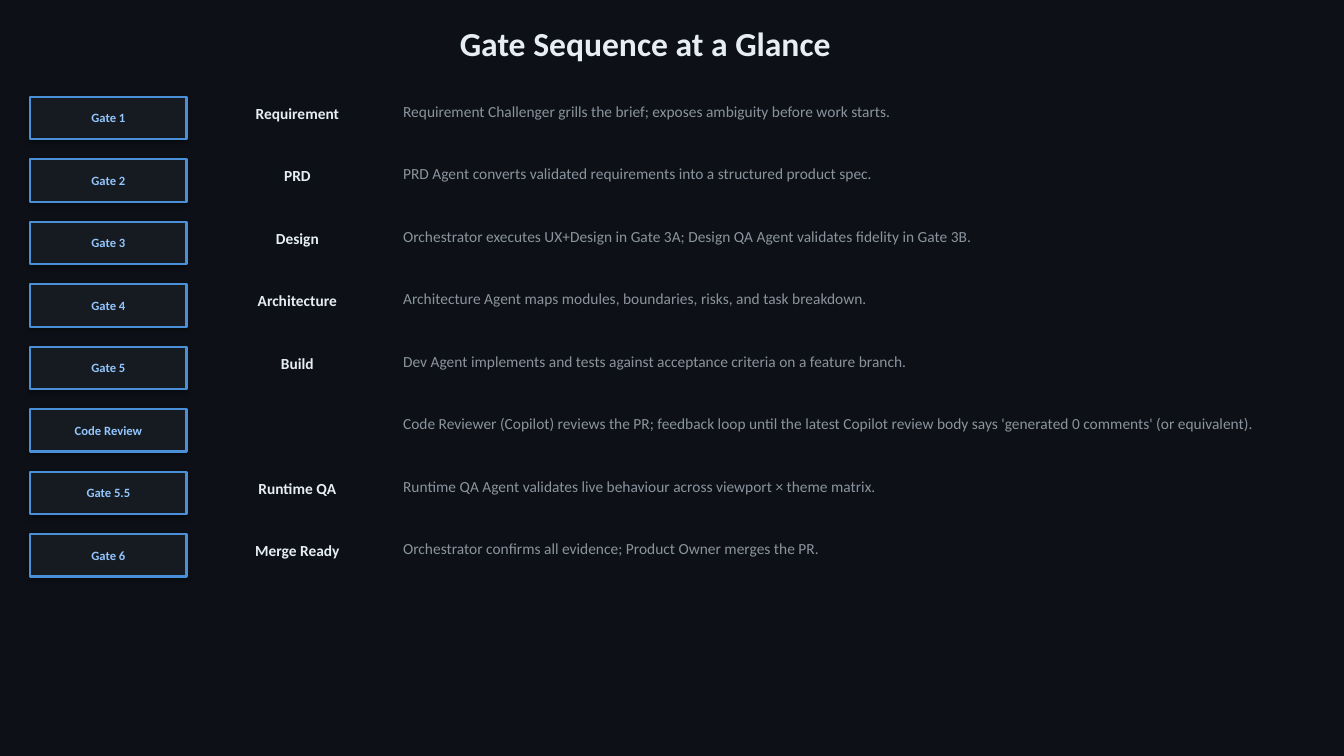
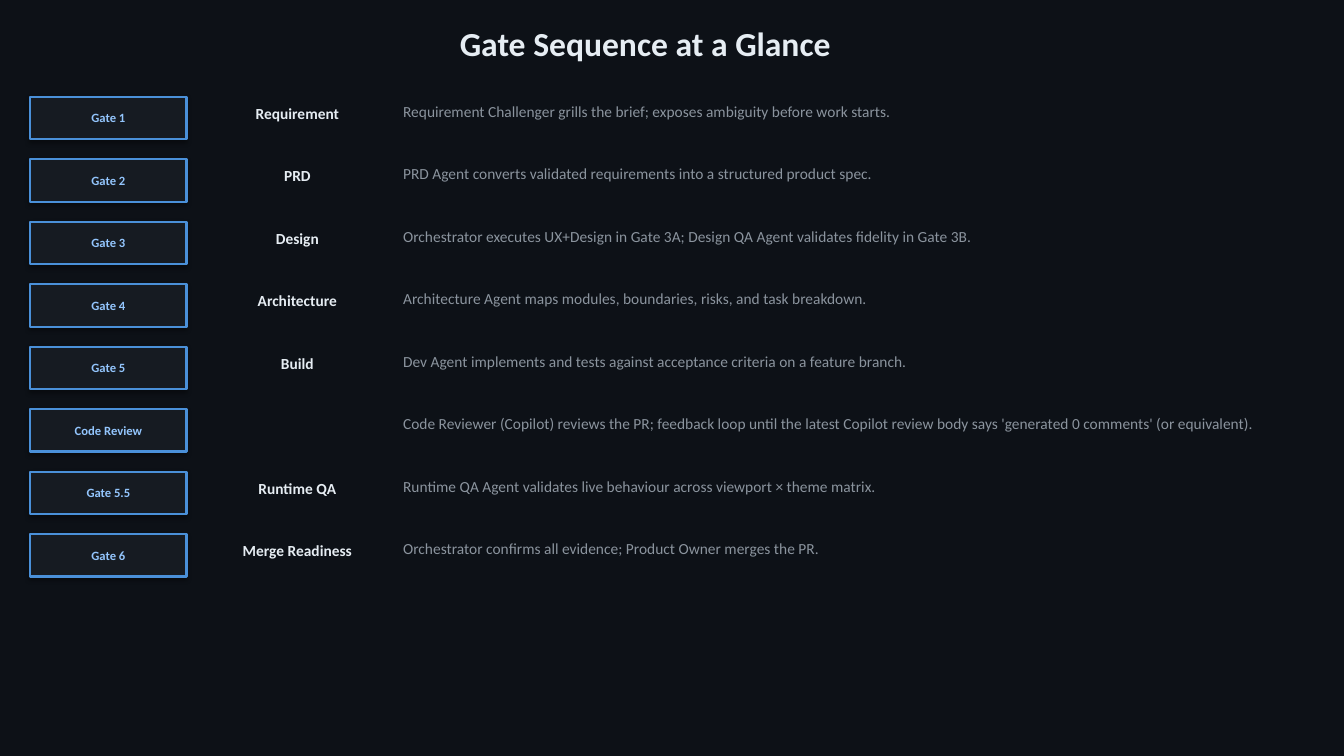
Before and after one commit to nishantnaagnihotri/tark-vitark, a slide deck: slide 3 of docs/agentic-workflow.pptx. Drawn at 1344x756 pixels with LibreOffice and Linux fonts; fonts in the diff are those of the drawing. Boxes give left, top, right and bottom in pixels: in the first picture for what was removed or moved away, otherwise in the second. Text is boxed around its words. In the diff, an @@ line names an element or a change of style, - is before the commit and + after.

```diff
--- a/docs/agentic-workflow.pptx
+++ b/docs/agentic-workflow.pptx
@@ text at (243, 545, 352, 559): text changed @@
-Merge Ready
+Merge Readiness
```
Also in this commit, not shown: 1 other slide changed, 4 other files.
